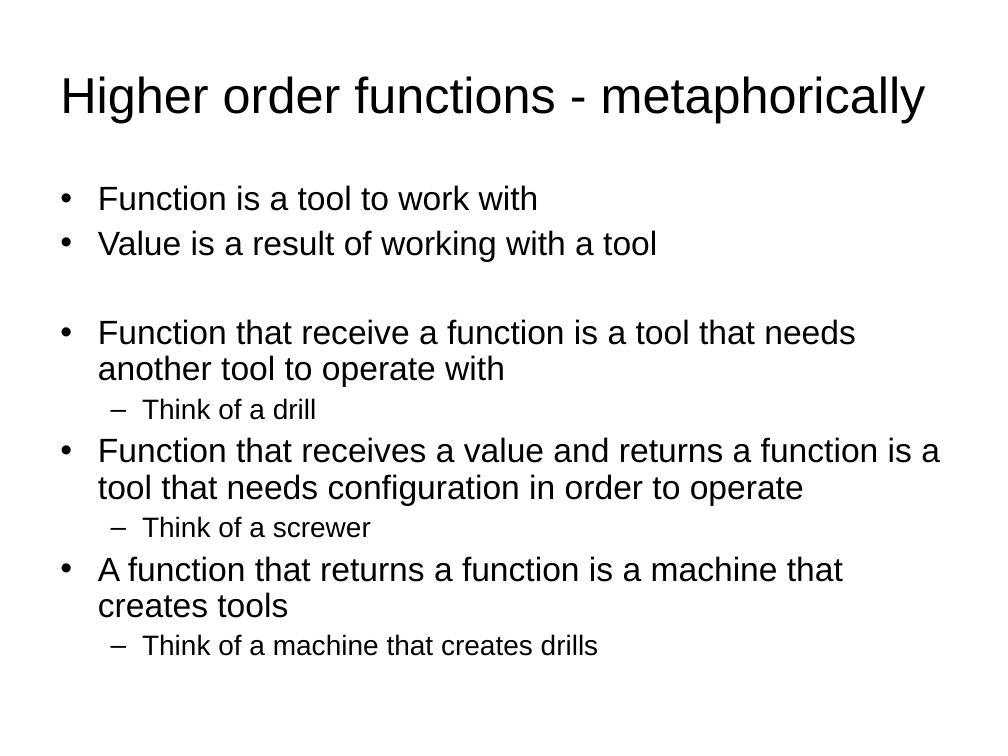
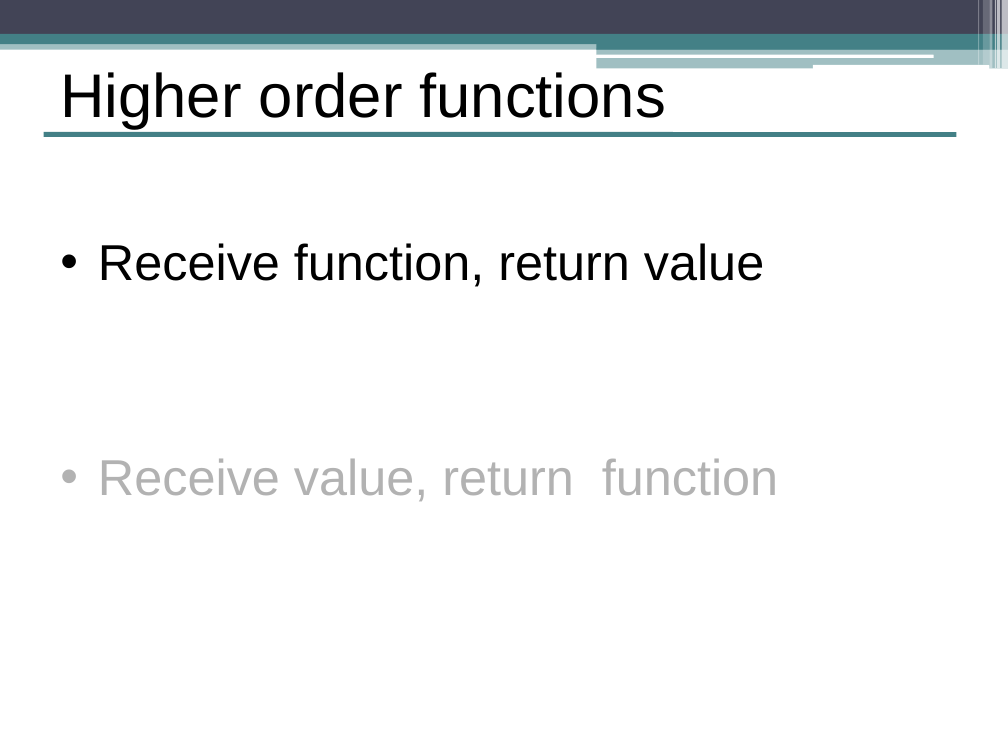
Before and after one commit to yoavrubin/talks, a slide deck: slide 42 of reversim/FP JS - reversim.ppt (slide 35 before the commit). Drawn at 1008x756 pixels with LibreOffice and Linux fonts; fonts in the diff are those of the drawing. Boxes give left, top, right and bottom in pixels: in the first picture for what was removed or moved away, otherwise in the second. Text is boxed around its words. In the diff, an @@ line names an element or a change of style, - is before the commit and + after.

```diff
--- a/reversim/FP JS - reversim.ppt
+++ b/reversim/FP JS - reversim.ppt
@@ rectangle added at [0,0,1008,34], fill #424456 @@
@@ rectangle added at [978,0,979,65], fill #FFFFFF at 30% opacity @@
@@ rectangle added at [983,0,989,65], fill #FFFFFF at 20% opacity @@
@@ rectangle added at [990,0,993,69], fill #FFFFFF at 40% opacity @@
@@ rectangle added at [995,0,996,69], fill #FFFFFF at 60% opacity @@
@@ rectangle added at [997,0,1000,69], fill #FFFFFF at 65% opacity @@
@@ rectangle added at [1002,0,1008,69], fill #FFFFFF at 65% opacity @@
@@ rectangle added at [0,40,1008,49], fill #438086 at 50% opacity @@
@@ rectangle added at [0,34,1008,44], fill #438086 @@
@@ rounded rectangle added at [596,54,933,57], fill #FFFFFF @@
@@ rectangle added at [597,39,1008,49], fill #438086 @@
@@ rectangle added at [597,48,1008,69], fill #438086 at 50% opacity @@
@@ title at [60,72,666,129]: text changed; size 36 to 44 pt @@
-Higher order functions - metaphorically
+Higher order functions
@@ rounded rectangle added at [812,65,989,69], fill #FFFFFF @@
@@ line added from (43, 134) to (957, 134), #438086 3.49 pt @@
@@ text at [98,243,778,501]: text changed; size 24 to 36 pt @@
-• Function is a tool to work with
-• Value is a result of working with a tool
-• Function that receive a function is a tool that needs another tool to operate with
-  – Think of a drill
-• Function that receives a value and returns a function is a tool that needs configuration in order to operate
-  – Think of a screwer
-• A function that returns a function is a machine that creates tools
-  – Think of a machine that creates drills
+• Receive function, return value
+• Receive value, return function
```
Also in this commit, not shown: 44 other slides changed, 62 slides added, 49 slides removed.
